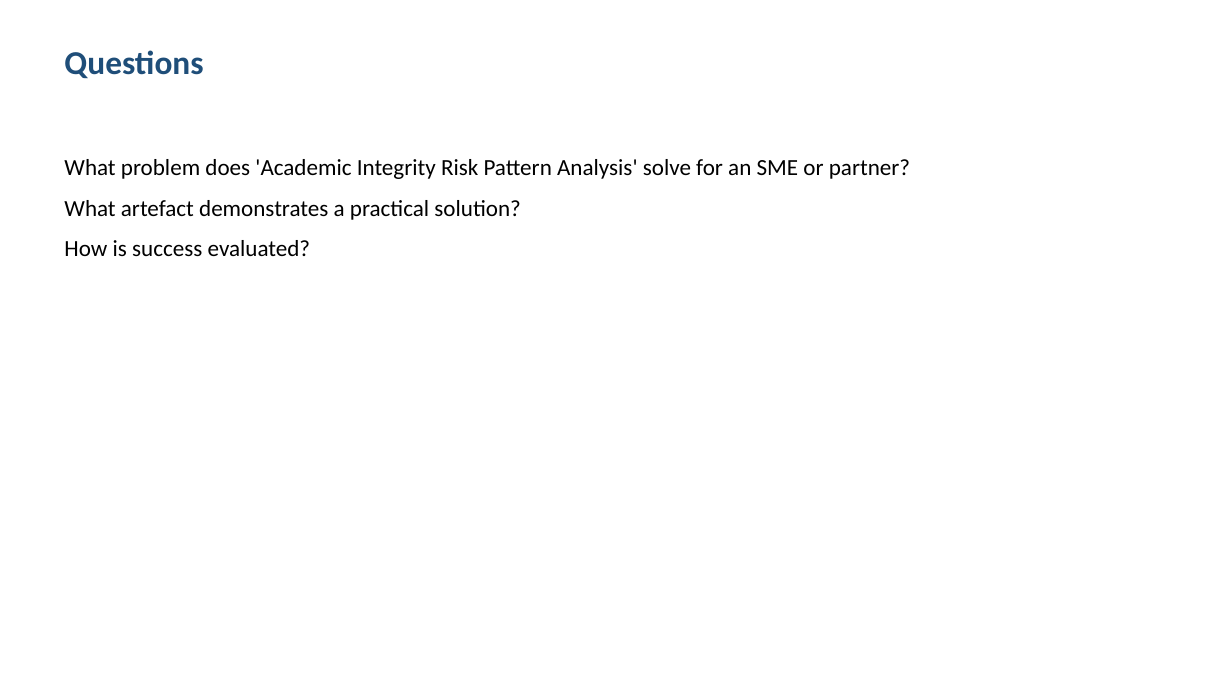
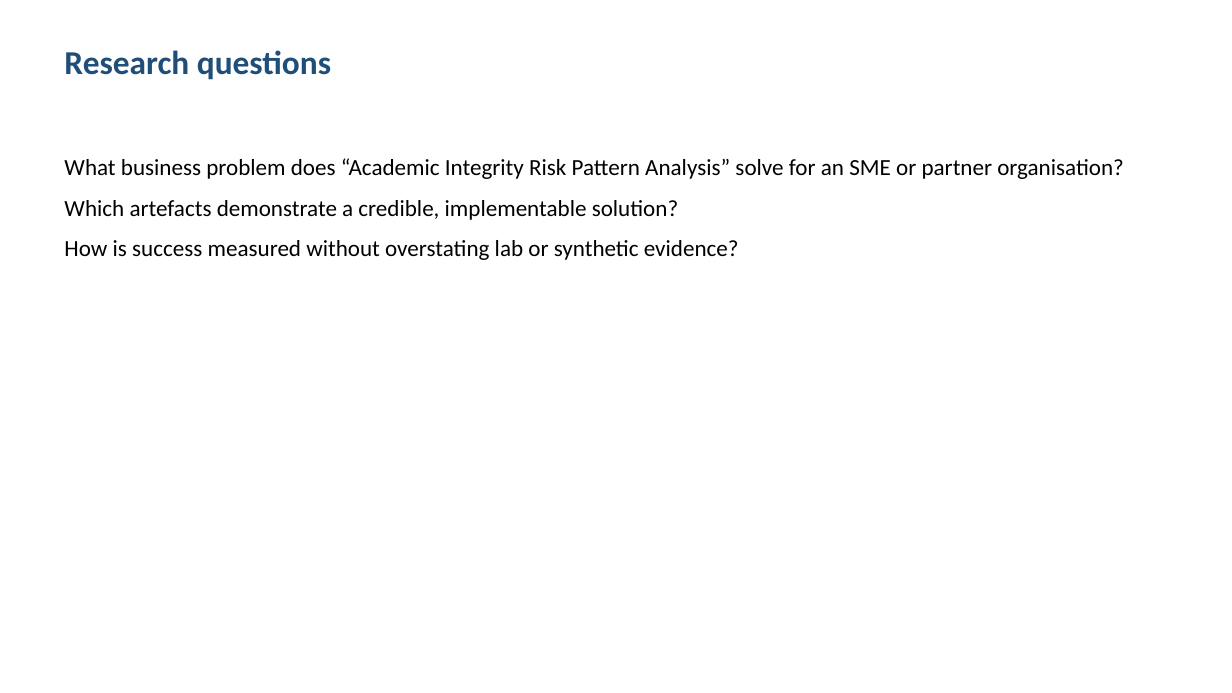
Before and after one commit to shohrabniaz/academic-integrity-risk-pattern-analysis, a slide deck: slide 2 of Final_Submission/02_Presentation.pptx. Drawn at 1232x693 pixels with LibreOffice and Linux fonts; fonts in the diff are those of the drawing. Boxes give left, top, right and bottom in pixels: in the first picture for what was removed or moved away, otherwise in the second. Text is boxed around its words. In the diff, an @@ line names an element or a change of style, - is before the commit and + after.

```diff
--- a/Final_Submission/02_Presentation.pptx
+++ b/Final_Submission/02_Presentation.pptx
@@ text at (64, 50, 331, 80): text changed @@
-Questions
+Research questions
@@ text at (64, 158, 1124, 260): text changed @@
-What problem does 'Academic Integrity Risk Pattern Analysis' solve for an SME or partner?
-What artefact demonstrates a practical solution?
-How is success evaluated?
+What business problem does “Academic Integrity Risk Pattern Analysis” solve for an SME or partner organisation?
+Which artefacts demonstrate a credible, implementable solution?
+How is success measured without overstating lab or synthetic evidence?
```
Also in this commit, not shown: 3 other slides changed, 12 other files.
